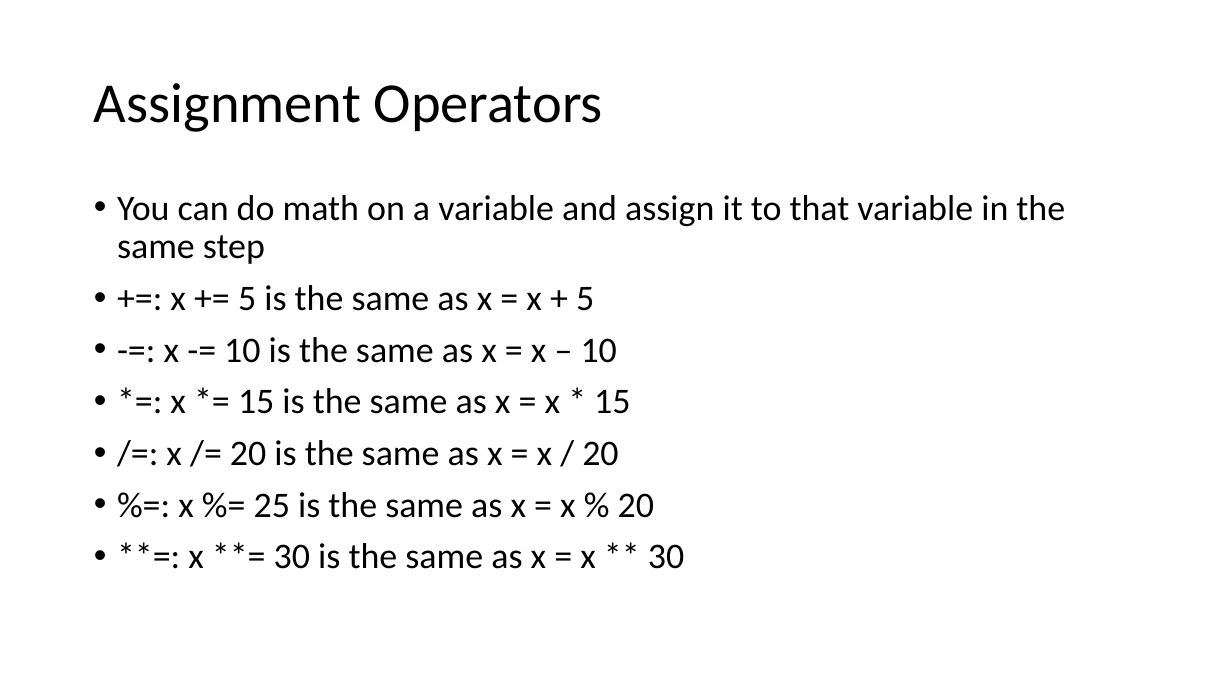
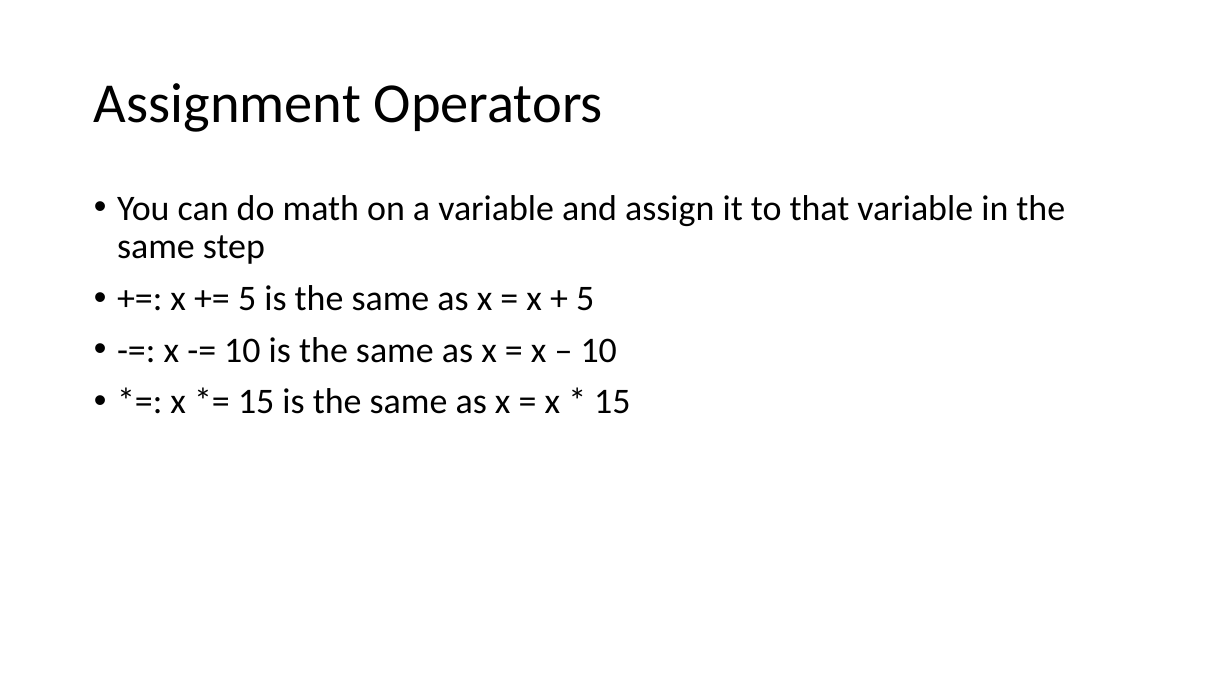
Before and after one commit to YWCANWIL-TechLab/module2-exercises-YaminahAlanis, a slide deck: slide 11 of slides/Module 2 - Variables, Operators, and Assignment.pptx (slide 7 before the commit). Drawn at 1232x693 pixels with LibreOffice and Linux fonts; fonts in the diff are those of the drawing. Boxes give left, top, right and bottom in pixels: in the first picture for what was removed or moved away, otherwise in the second. Text is boxed around its words. In the diff, an @@ line names an element or a change of style, - is before the commit and + after.

```diff
--- a/slides/Module 2 - Variables, Operators, and Assignment.pptx
+++ b/slides/Module 2 - Variables, Operators, and Assignment.pptx
@@ text at (166,440,684,569): paragraphs removed @@
-• /=: x /= 20 is the same as x = x / 20
-• %=: x %= 25 is the same as x = x % 20
-• **=: x **= 30 is the same as x = x ** 30
```
Also in this commit, not shown: 17 other slides changed, 12 slides added, 2 other files.
